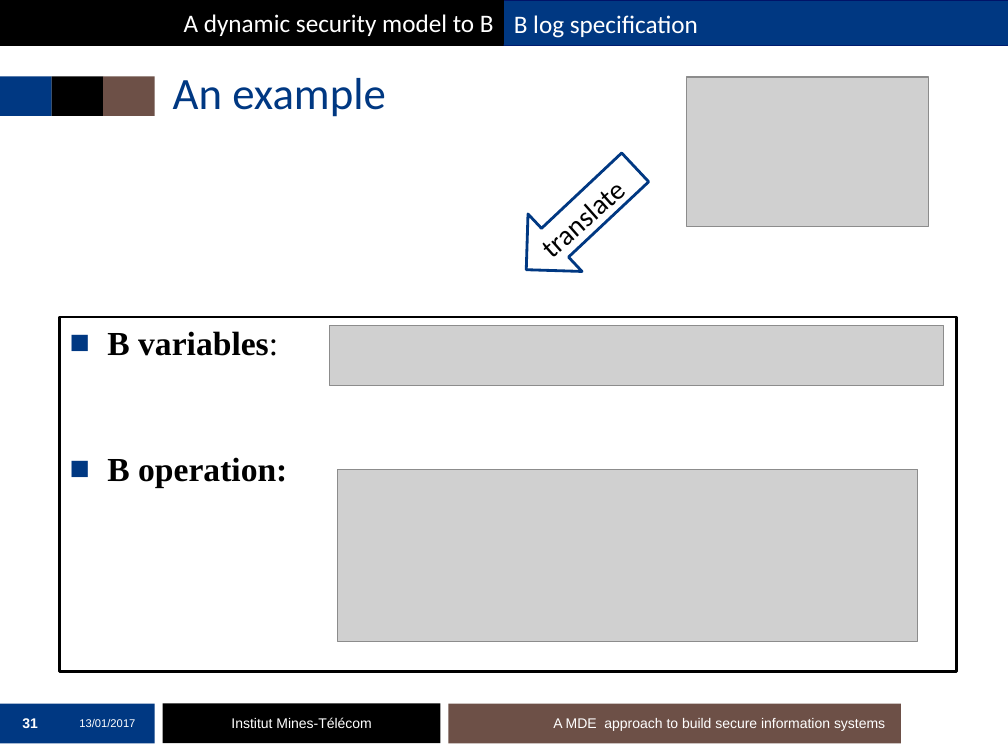
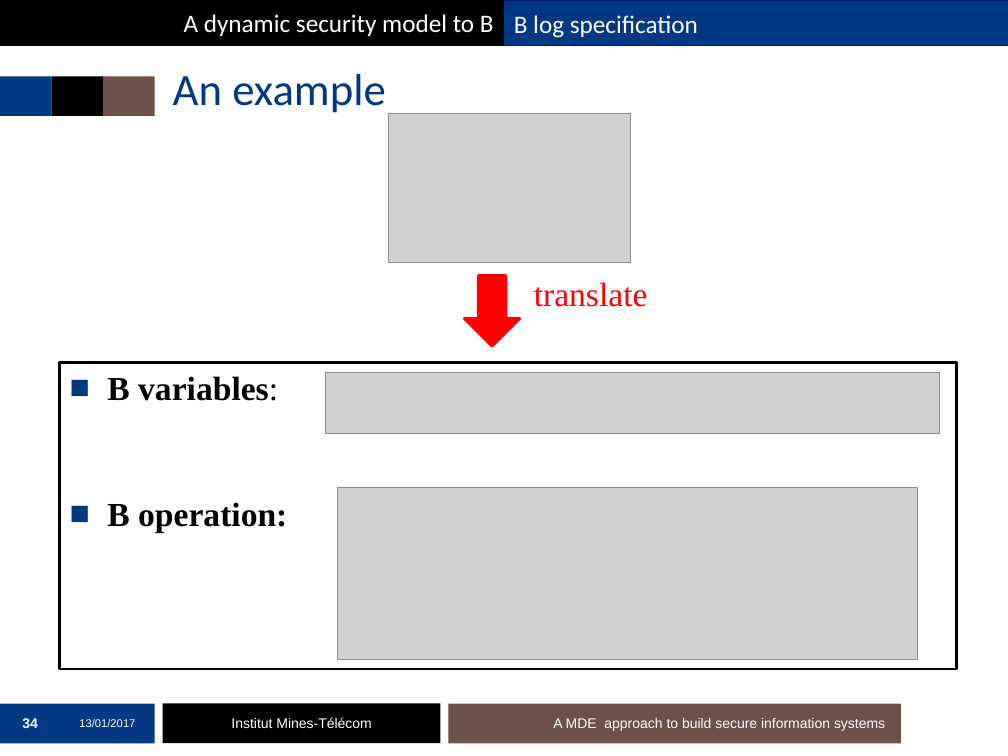
Before and after one commit to mai-ng/phdDefense, a slide deck: slide 34 of slides/presentation-defense.pptx (slide 31 before the commit). Drawn at 1008x756 pixels with LibreOffice and Linux fonts; fonts in the diff are those of the drawing; grey boxes stand for pictures; background and template pictures are left out. Boxes give left, top, right and bottom in pixels: in the first picture for what was removed or moved away, otherwise in the second. Text is boxed around its words. In the diff, an @@ line names an element or a change of style, - is before the commit and + after.

```diff
--- a/slides/presentation-defense.pptx
+++ b/slides/presentation-defense.pptx
@@ title "An example": place and size @@
-title "An example" at (173,78,386,117)
+title "An example" at (173,74,386,113)
@@ picture: place and size @@
-picture at (686,77,928,226)
+picture at (389,114,631,263)
@@ down arrow removed at (499,139,662,298) @@
@@ text "translate": place and size @@
-text "translate" at (523,156,649,275)
+text "translate" at (534,282,648,307)
@@ text "translate" at (534,282,648,307): size 20 to 24 pt, font Calibri to Times New Roman, text colour #000000 to #FF0000; rotation 318 to 0 degrees @@
@@ down arrow added at (465,276,520,347), fill #FF0000, outline #FF0000 2 pt @@
@@ text "B variables:": place and size @@
-text "B variables:" at (59,318,957,672)
+text "B variables:" at (59,362,957,669)
@@ picture: place and size @@
-picture at (330,325,943,385)
+picture at (326,373,939,433)
@@ picture: place and size @@
-picture at (338,470,918,642)
+picture at (338,488,918,660)
@@ page number at (22,718,38,728): text changed @@
-31
+34
```
Also in this commit, not shown: 26 other slides changed, 3 slides added.
